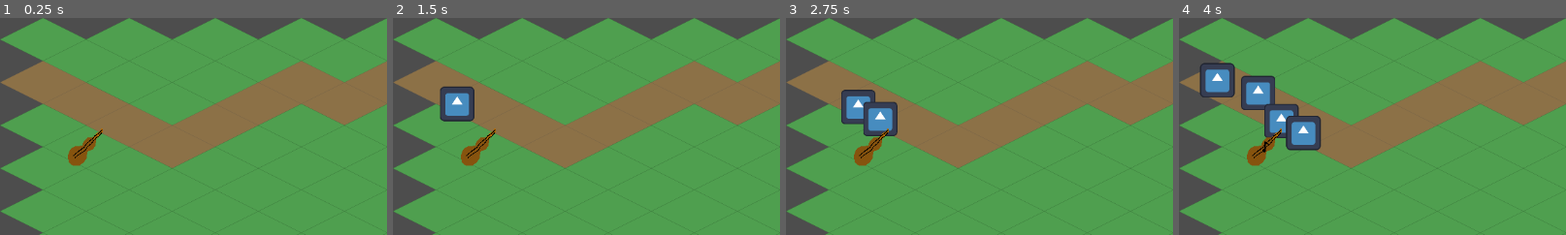
Above: before the commit, frames 1-4 (left to right).
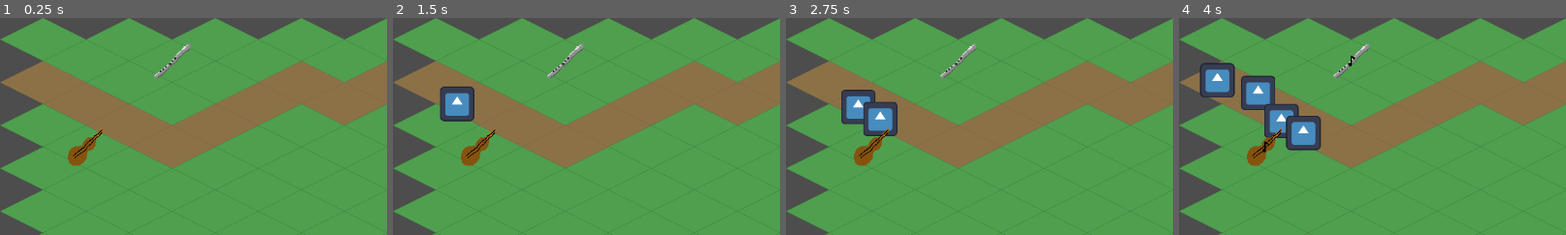
Above: after the commit, the same moments.

Repository: HedgeLizards/lout
Game: Godot game, scene res://scenes/world.tscn
Same seed, same stepped clock (60 frames per second), same inputs: the game is played once before the commit and once after it. The engine's default icon, where the game draws it, is replaced by a stand-in: a white triangle on a blue panel in a dark square.
Inputs (mouse positions are % of the whole screen's width and height, from its top left):
- Up to frame 1 (0.25 s): no input
- Up to frame 2 (1.5 s): tap Enter at 0.5 s; move the mouse to (97, 9) at 0.52 s; click (97, 9) at 0.67 s; move the mouse to (97, 20) at 1.27 s; click (97, 20) at 1.42 s
- Up to frame 3 (2.75 s): move the mouse to (97, 30) at 2.02 s; click (97, 30) at 2.17 s
- Up to frame 4 (4 s): tap Space at 2.75 s; move the mouse to (97, 41) at 2.77 s; click (97, 41) at 2.92 s; move the mouse to (80, 65) at 3.52 s; click (80, 65) at 3.67 s
The pictures show only the part of the screen within x 0-50%, y 0-50%; the shares and areas given below are measured in that part.

The runs differ from the first frame. In frame 1, 0.3% of the frame differs, in the area x 39-50%, y 11-28%; in frame 2, 0.3%; in frame 3, 0.3%; in frame 4, 0.3%.

Commit message:
flute shoots only one enemy

Diff:
--- a/code/enemy.gd
+++ b/code/enemy.gd
@@ -44,6 +44,10 @@
 		Culture.damage_culture(unculture)
 		queue_free()
 
+func progress_left() -> float:
+	return progress / max(progress_ratio, 1e-9)
+
+
 func damage(amount: float):
 	health -= amount
 	if health <= 0:
--- /dev/null
+++ b/code/instruments/flute.gd
@@ -0,0 +1,19 @@
+extends Node2D
+
+@export var projectile_type: PackedScene
+
+func shoot():
+	var target: Enemy = null
+	for area in $Area2D.get_overlapping_areas():
+		if area.get_parent() is Enemy:
+			var possible_target: Enemy = area.get_parent()
+			if (target == null or possible_target.progress_left() < target.progress_left()):
+				target = area.get_parent()
+	if target != null:
+		shoot_at(target)
+
+func shoot_at(enemy: Enemy) -> void:
+	var projectile: Projectile = projectile_type.instantiate()
+	projectile.target = enemy
+	projectile.position = global_position
+	$/root/World/Projectiles.add_child(projectile)
--- a/code/projectile.gd
+++ b/code/projectile.gd
@@ -10,16 +10,16 @@
 
 func _ready() -> void:
 	start_pos = position
+	target_pos = target.position
+	target.tree_exited.connect(func(): target = null)
 
 func _process(delta: float) -> void:
-	if is_instance_valid(target):
-		target_pos = target.position
 	progress = min(progress + delta, total_flight)
 	position = lerp(start_pos, target_pos, progress / total_flight)
 	if progress == total_flight:
 		impact()
 
 func impact() -> void:
-	if is_instance_valid(target):
+	if target != null and is_instance_valid(target):
 		target.damage(damage)
 	queue_free()
--- a/scenes/instruments/flute.tscn
+++ b/scenes/instruments/flute.tscn
@@ -1,8 +1,20 @@
-[gd_scene load_steps=2 format=3 uid="uid://dvp0hvecwwk7l"]
+[gd_scene load_steps=5 format=3 uid="uid://dvp0hvecwwk7l"]
 
 [ext_resource type="Texture2D" uid="uid://cx1h07kps2lqm" path="res://art/instruments/flute.png" id="1_5tpj5"]
+[ext_resource type="Script" uid="uid://cvamekwa8s6fs" path="res://code/instruments/flute.gd" id="1_y4x3l"]
+[ext_resource type="PackedScene" uid="uid://bdooqy81avn0w" path="res://scenes/pling.tscn" id="2_818xn"]
+
+[sub_resource type="ConvexPolygonShape2D" id="ConvexPolygonShape2D_818xn"]
+points = PackedVector2Array(320, 0, 0, 160, -320, 0, 0, -160)
 
 [node name="Flute" type="Node2D"]
+script = ExtResource("1_y4x3l")
+projectile_type = ExtResource("2_818xn")
 
 [node name="Sprite2D" type="Sprite2D" parent="."]
 texture = ExtResource("1_5tpj5")
+
+[node name="Area2D" type="Area2D" parent="."]
+
+[node name="CollisionShape2D" type="CollisionShape2D" parent="Area2D"]
+shape = SubResource("ConvexPolygonShape2D_818xn")
--- a/scenes/level.tscn
+++ b/scenes/level.tscn
@@ -1,8 +1,9 @@
-[gd_scene load_steps=8 format=4 uid="uid://b4iokhlcbjobp"]
+[gd_scene load_steps=9 format=4 uid="uid://b4iokhlcbjobp"]
 
 [ext_resource type="Script" uid="uid://bm8ckcxjhybwo" path="res://code/level.gd" id="1_mx8sn"]
 [ext_resource type="Texture2D" uid="uid://b324booa8kdql" path="res://art/iso_tiles.png" id="2_mx8sn"]
 [ext_resource type="PackedScene" uid="uid://dboht7lma5bom" path="res://scenes/instruments/drums.tscn" id="3_ppgk2"]
+[ext_resource type="PackedScene" uid="uid://dvp0hvecwwk7l" path="res://scenes/instruments/flute.tscn" id="5_2r41h"]
 [ext_resource type="PackedScene" uid="uid://bs7ofrpud6qew" path="res://scenes/instruments/stringed.tscn" id="5_ppgk2"]
 
 [sub_resource type="TileSetAtlasSource" id="TileSetAtlasSource_ppgk2"]
@@ -52,3 +53,6 @@
 
 [node name="Stringed" parent="Towers" instance=ExtResource("5_ppgk2")]
 position = Vector2(128, 192)
+
+[node name="Flute" parent="Towers" instance=ExtResource("5_2r41h")]
+position = Vector2(256, 64)
Not shown, added: code/instruments/flute.gd.uid
